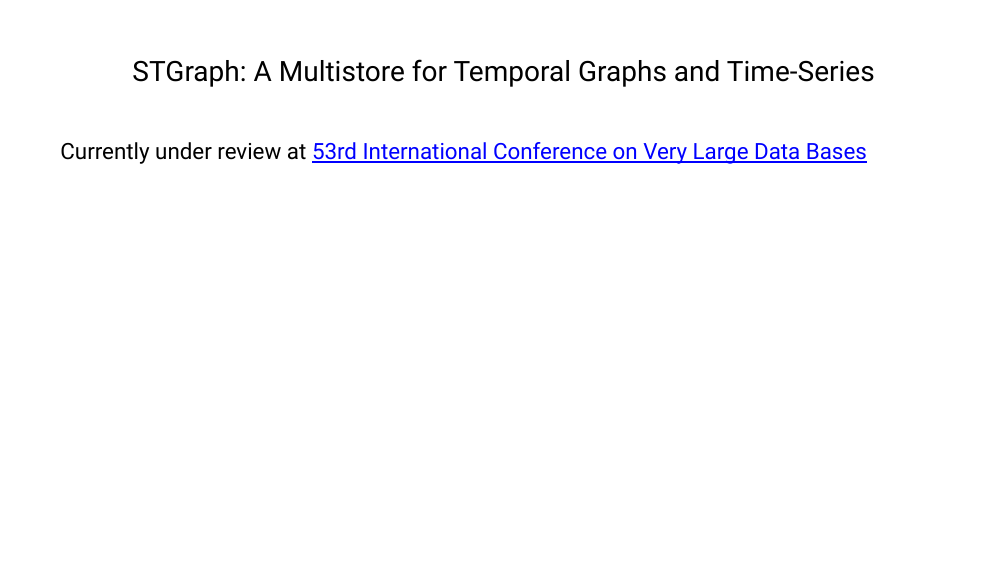
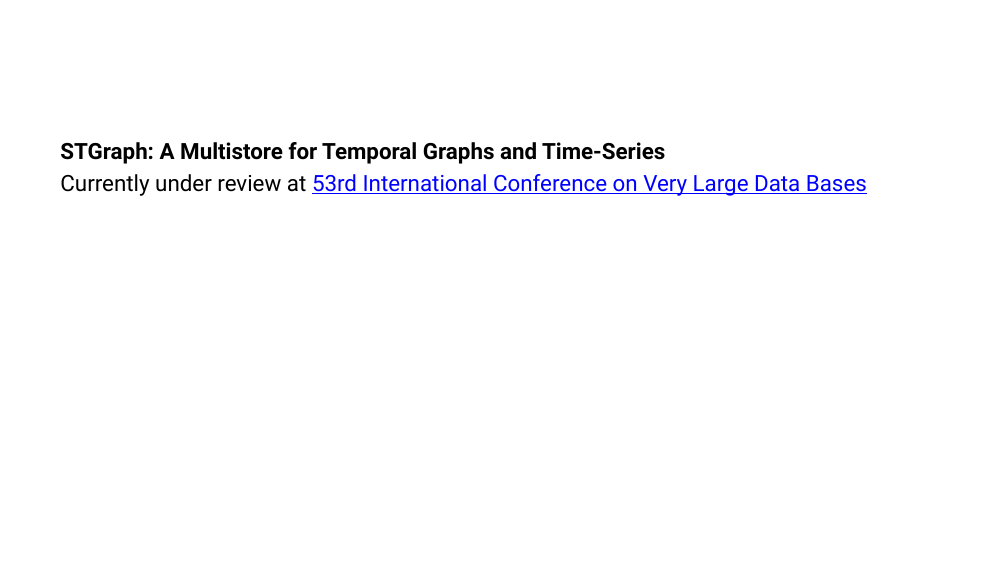
Before and after one commit to ManuelePasini/slides-markdown, a slide deck: slide 14 of 3rd_year_slides.pptx (slide 13 before the commit). Drawn at 1008x567 pixels with LibreOffice and Linux fonts; fonts in the diff are those of the drawing. Boxes give left, top, right and bottom in pixels: in the first picture for what was removed or moved away, otherwise in the second. Text is boxed around its words. In the diff, an @@ line names an element or a change of style, - is before the commit and + after.

```diff
--- a/3rd_year_slides.pptx
+++ b/3rd_year_slides.pptx
@@ title removed at [132, 59, 875, 87] @@
-STGraph: A Multistore for Temporal Graphs and Time-Series
@@ text at [60, 142, 665, 164]: paragraph added @@
+STGraph: A Multistore for Temporal Graphs and Time-Series
```
Also in this commit, not shown: 17 other slides changed, 5 slides added, 1 slide removed, 4 other files.
